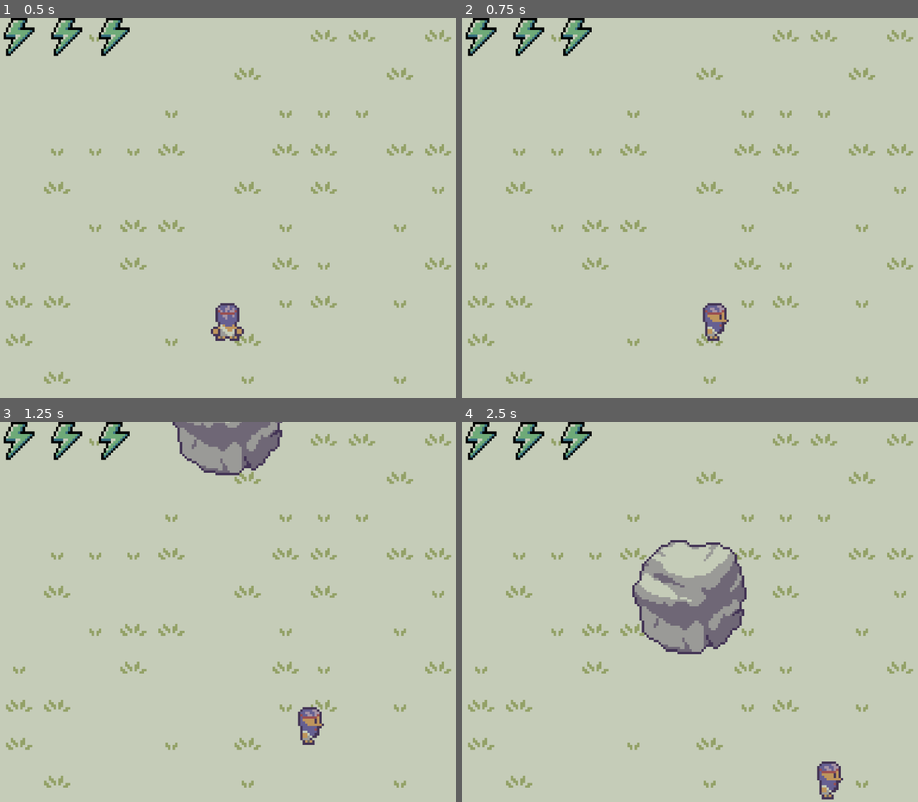
Above: before the commit, frames 1-4 (two rows, left to right).
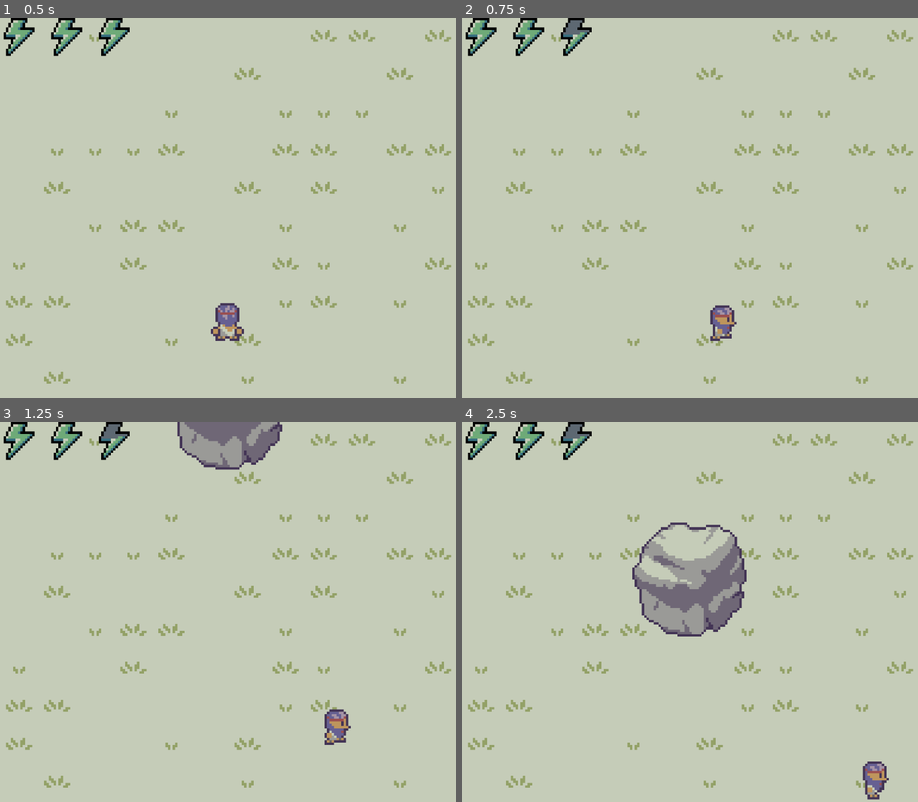
Above: after the commit, the same moments.

Repository: michasng/sisyphus
Game: Godot game, scene res://scenes/game.tscn
Two runs of this game, one before a commit and one after it. Both use one fixed random seed, a clock stepped at 60 frames per second and the inputs below.
Inputs:
- Up to frame 1 (0.5 s): no input
- Up to frame 2 (0.75 s): tap Enter at 0.5 s; hold D (right) from 0.53 s (still down); hold Shift (sprint, bound only after the commit) from 0.53 s (still down)
- Up to frame 3 (1.25 s): keep holding D (right); keep holding Shift (sprint, bound only after the commit)
- Up to frame 4 (2.5 s): release D (right) at 1.28 s; release Shift (sprint, bound only after the commit) at 1.28 s; hold S (down) 1.28-2.03 s; tap Shift (sprint, bound only after the commit) at 1.35 s; hold D (right) from 2.03 s (still down); hold Shift (sprint, bound only after the commit) from 2.03 s (still down)

Frame 1 is identical in both runs. In frame 2, 0.6% of the frame differs, in the area x 22-61%, y 0-85%; in frame 3, 2.1%; in frame 4, 6.0%, in the area x 22-94%, y 0-100%.

Commit message:
Add sprinting

Diff:
--- a/project.godot
+++ b/project.godot
@@ -67,6 +67,12 @@
 , Object(InputEventJoypadMotion,"resource_local_to_scene":false,"resource_name":"","device":-1,"axis":1,"axis_value":1.0,"script":null)
 ]
 }
+sprint={
+"deadzone": 0.2,
+"events": [Object(InputEventKey,"resource_local_to_scene":false,"resource_name":"","device":-1,"window_id":0,"alt_pressed":false,"shift_pressed":false,"ctrl_pressed":false,"meta_pressed":false,"pressed":false,"keycode":0,"physical_keycode":4194325,"key_label":0,"unicode":0,"location":0,"echo":false,"script":null)
+, Object(InputEventJoypadButton,"resource_local_to_scene":false,"resource_name":"","device":-1,"button_index":0,"pressure":0.0,"pressed":true,"script":null)
+]
+}
 
 [layer_names]
 
--- a/scripts/boulder.gd
+++ b/scripts/boulder.gd
@@ -18,8 +18,8 @@
 
 @onready var push_velocity_pixels_per_second := 0.5 * Game.TILE_SIZE_PIXELS
 # nearly as fast as the player can walk
-@onready var max_roll_velocity_pixels_per_second := 2.95 * Game.TILE_SIZE_PIXELS
-@onready var roll_acceleration_pixels_per_second_squared := 2.0
+@onready var max_roll_velocity_pixels_per_second := 3.5 * Game.TILE_SIZE_PIXELS
+@onready var roll_acceleration_pixels_per_second_squared := 5.0
 @onready var idle_to_roll_duration_seconds := 1.0
 @onready var stop_roll_y := 0.0
 
--- a/scripts/player.gd
+++ b/scripts/player.gd
@@ -4,6 +4,7 @@
 enum State {
 	IDLE,
 	WALK,
+	SPRINT,
 	PUSH,
 	REST,
 }
@@ -11,9 +12,11 @@
 @export var state := State.IDLE
 
 @export var walk_velocity_pixels_per_second := 3.0 * Game.TILE_SIZE_PIXELS
+@export var sprint_velocity_pixels_per_second := 4.0 * Game.TILE_SIZE_PIXELS
 @export var max_stamina := 3
 @export var stamina_recharge_per_second := 0.5
-@export var stamina_consumption_per_second := 0.5
+@export var push_stamina_consumption_per_second := 0.5
+@export var sprint_stamina_consumption_per_second := 0.5
 
 @onready var boulder_ray_cast: RayCast2D = $BoulderRayCast2D
 
@@ -26,6 +29,7 @@
 	# mind the order: transition states before handling physics
 	_transition_states()
 	_handle_physics(delta)
+	_handle_stamina(delta)
 
 
 func _transition_states() -> void:
@@ -37,18 +41,28 @@
 	if input_direction.angle() == Vector2.UP.angle() and boulder_ray_cast.is_colliding():
 		state = State.PUSH
 	elif input_direction:
-		state = State.WALK
+		if Input.is_action_pressed("sprint"):
+			state = State.SPRINT
+		else:
+			state = State.WALK
 	else:
 		state = State.IDLE
 
 
-func _handle_physics(delta: float) -> void:
+func _handle_physics(_delta: float) -> void:
 	if state not in [State.IDLE, State.REST]:
-		velocity = _get_input_direction() * walk_velocity_pixels_per_second
+		if state == State.SPRINT:
+			velocity = _get_input_direction() * sprint_velocity_pixels_per_second
+		else:
+			velocity = _get_input_direction() * walk_velocity_pixels_per_second
 		move_and_slide()
 
-	if state == State.PUSH:
-		stamina = move_toward(stamina, 0, stamina_consumption_per_second * delta)
+
+func _handle_stamina(delta: float) -> void:
+	if state == State.SPRINT:
+		stamina = move_toward(stamina, 0, sprint_stamina_consumption_per_second * delta)
+	elif state == State.PUSH:
+		stamina = move_toward(stamina, 0, push_stamina_consumption_per_second * delta)
 	else:
 		stamina = move_toward(stamina, max_stamina, stamina_recharge_per_second * delta)
 
--- a/scripts/player_animated_sprite_2d.gd
+++ b/scripts/player_animated_sprite_2d.gd
@@ -15,18 +15,24 @@
 			# Otherwise the player appears to slide while an animation starts.
 			frame = sprite_frames.get_frame_count(animation) - 1
 		Player.State.WALK:
-			if player.velocity.y < 0:
-				play("walk_up")
-			elif player.velocity.y > 0:
-				play("walk_down")
-			elif player.velocity.x < 0:
-				play("walk_left")
-			elif player.velocity.x > 0:
-				play("walk_left")
-			flip_h = player.velocity.y == 0 and player.velocity.x > 0
+			_play_walk_animations()
+		Player.State.SPRINT:
+			_play_walk_animations(1.5)
 		Player.State.PUSH:
 			play("push_up")
 			flip_h = false
 		Player.State.REST:
 			play("rest")
 			flip_h = false
+
+
+func _play_walk_animations(speed: float = 1.0) -> void:
+	if player.velocity.y < 0:
+		play("walk_up", speed)
+	elif player.velocity.y > 0:
+		play("walk_down", speed)
+	elif player.velocity.x < 0:
+		play("walk_left", speed)
+	elif player.velocity.x > 0:
+		play("walk_left", speed)
+	flip_h = player.velocity.y == 0 and player.velocity.x > 0
